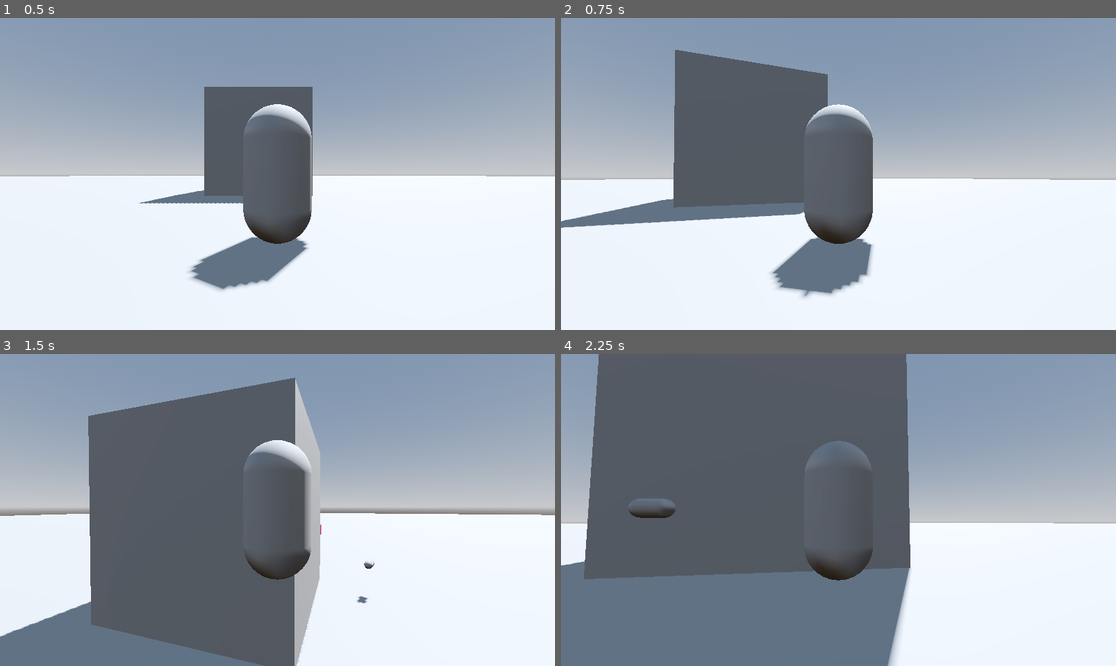
Above: before the commit, frames 1-4 (two rows, left to right).
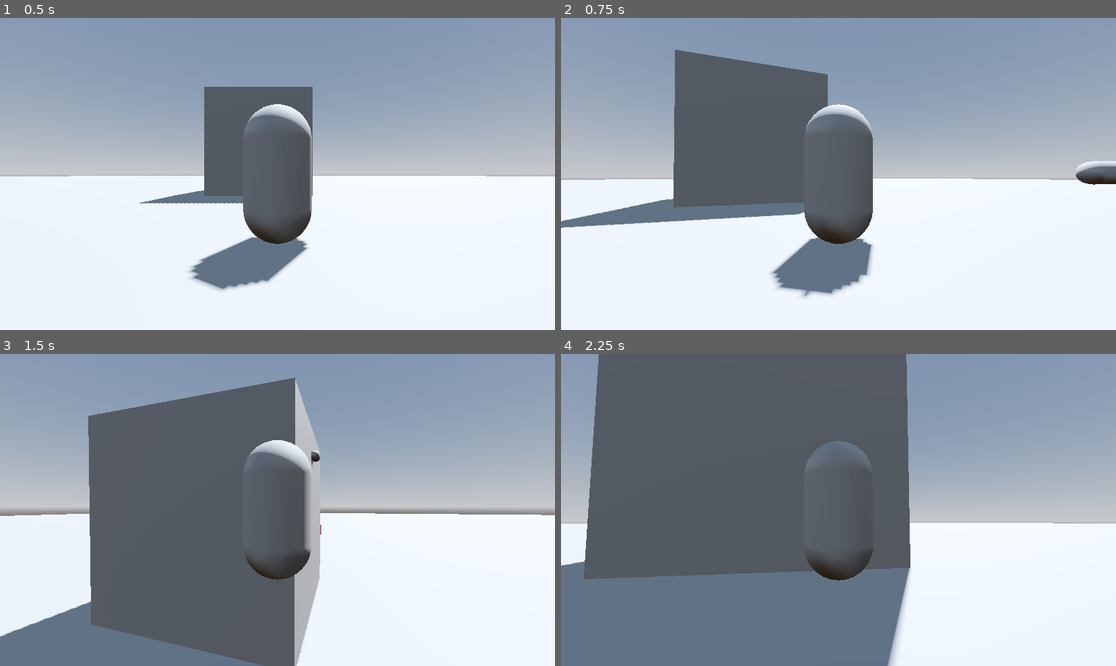
Above: after the commit, the same moments.

Repository: jalvarez2016/Godot3dExample
Game: Godot game, scene res://world.tscn
Same seed, same stepped clock (60 frames per second), same inputs: the game is played once before the commit and once after it. The project has no main scene, so this scene is started directly.
Inputs (mouse positions are in pixels of both pictures, inside the frame that each line leads up to):
- Up to frame 1 (0.5 s): no input
- Up to frame 2 (0.75 s): tap Enter at 0.5 s; move the mouse to (866, 174) at 0.52 s; hold W (forward) from 0.53 s (still down); tap E (shoot) at 0.6 s
- Up to frame 3 (1.5 s): keep holding W (forward); tap Space (jump) at 0.77 s; move the mouse to (249, 510) at 1.27 s; tap E (shoot) at 1.35 s
- Up to frame 4 (2.25 s): keep holding W (forward); tap Space (jump) at 1.52 s; move the mouse to (849, 503) at 2.02 s; tap E (shoot) at 2.1 s

Frame 1 is identical in both runs. In frame 2, 0.4% of the frame differs, in the area x 44-100%, y 30-69%; in frame 3, 0.1%; in frame 4, 0.3%.

Commit message:
improve player rotation

Diff:
--- a/Player.gd
+++ b/Player.gd
@@ -7,6 +7,7 @@
 @onready var spring_arm: SpringArm3D = $SpringArm3D
 @onready var mesh : MeshInstance3D = $MeshInstance3D
 
+var angular_acceleration := 7
 # Called when the node enters the scene tree for the first time.
 func _ready():
 	pass # Replace with function body.
@@ -24,11 +25,11 @@
 	var input_dir = Input.get_vector("left", "right", "forward", "back")
 	var move_direction := (transform.basis * Vector3(input_dir.x, 0, input_dir.y)).normalized()
 	move_direction = move_direction.rotated(Vector3.UP, spring_arm.rotation.y).normalized()
-	mesh.look_at($MeshInstance3D/Marker3D.global_position + Vector3(velocity.x, 0, velocity.z), Vector3.UP)
 
 	if move_direction:
 		velocity.x = move_direction.x * speed
 		velocity.z = move_direction.z * speed
+		mesh.rotation.y = lerp_angle(mesh.rotation.y, atan2(move_direction.x, move_direction.z), delta * angular_acceleration)
 	else:
 		velocity.x = move_toward(velocity.x, 0, speed)
 		velocity.z = move_toward(velocity.z, 0, speed)
--- a/bullet.gd
+++ b/bullet.gd
@@ -3,5 +3,5 @@
 var speed := 10.0
 # Called every frame. 'delta' is the elapsed time since the previous frame.
 func _process(delta):
-	position -= global_transform.basis.z * speed * delta;
+	position += global_transform.basis.z * speed * delta;
 	pass
--- a/player.tscn
+++ b/player.tscn
@@ -19,7 +19,7 @@
 mesh = SubResource("CapsuleMesh_8nw8w")
 
 [node name="Marker3D" type="Marker3D" parent="MeshInstance3D"]
-transform = Transform3D(1, 0, 0, 0, 1, 0, 0, 0, 1, 0, 0, -1.27678)
+transform = Transform3D(1, 0, 0, 0, 1, 0, 0, 0, 1, 0, 0, 1.72322)
 
 [node name="SpringArm3D" type="SpringArm3D" parent="."]
 spring_length = 3.0
